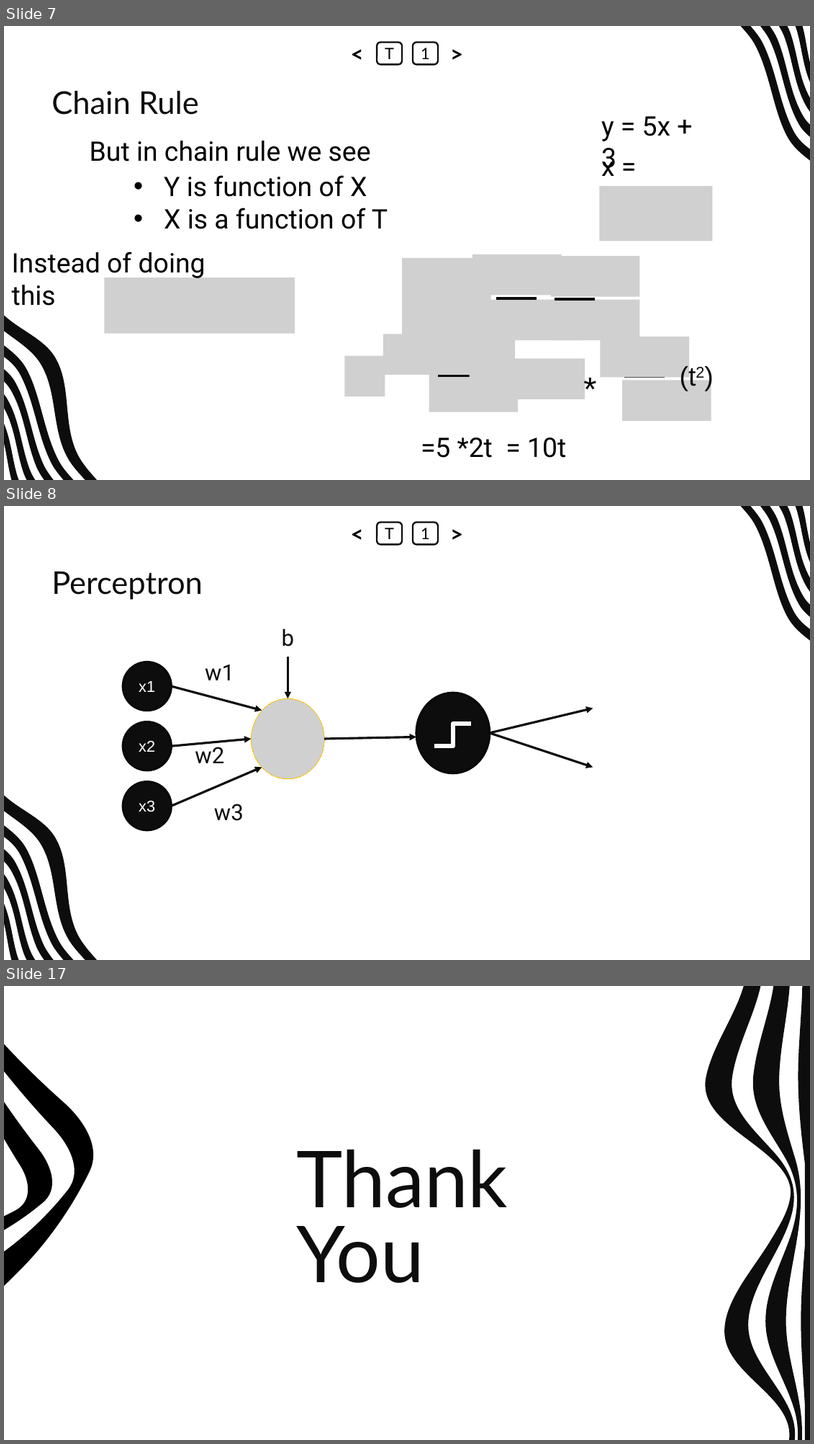
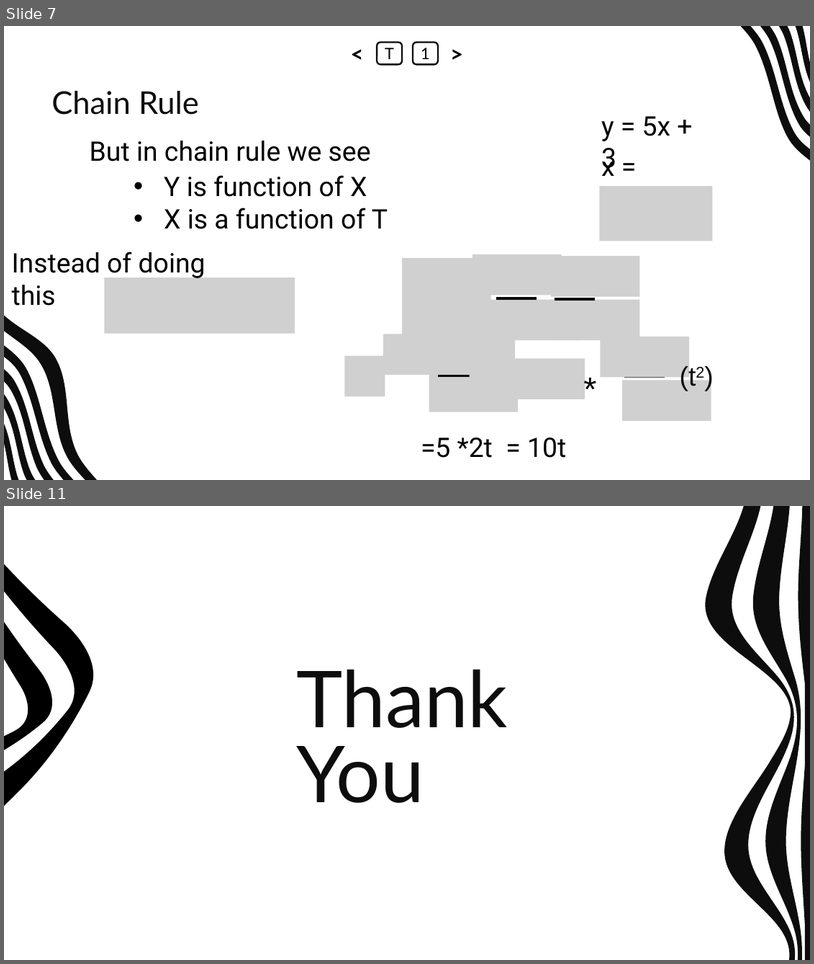
Before and after one commit to abrarhasan3/Green-Uni-All-Academic-Content, a slide deck: CSE 411 Machine Learning/New Slides/ML_CH_11_Back Propagation.pptx. Shown one above the other, each under a label of ours: slides 7, 8 and 17 before the commit, slides 7 and 11 after it; the slides between them are not shown. The pictures are 814x1444 and 814x964 pixels, drawn with LibreOffice and Linux fonts; fonts in the diff are those of the drawing; grey boxes stand for pictures. Boxes give left, top, right and bottom in pixels: in the first picture for what was removed or moved away, otherwise in the second. Text is boxed around its words. In the diff, an @@ line names an element or a change of style, - is before the commit and + after.

```diff
--- a/CSE 411 Machine Learning/New Slides/ML_CH_11_Back Propagation.pptx
+++ b/CSE 411 Machine Learning/New Slides/ML_CH_11_Back Propagation.pptx
@@ slide 8 removed at box(4, 506, 810, 960), background #FFFFFF; not listed: 9 template elements that a slide beside it also shows @@
@@ text removed at box(345, 522, 370, 545) @@
-<
@@ rounded rectangle removed at box(378, 522, 402, 545) @@
-T
@@ rounded rectangle removed at box(413, 522, 438, 545) @@
-1
@@ text removed at box(445, 522, 469, 545) @@
->
@@ title removed at box(52, 571, 203, 600) @@
-Perceptron
@@ text removed at box(282, 628, 294, 646) @@
-b
@@ arrow removed from (288, 656) to (288, 699) @@
@@ ellipse removed at box(124, 662, 172, 710) @@
-x1
@@ text removed at box(205, 664, 234, 680) @@
-w1
@@ arrow removed from (172, 686) to (262, 710) @@
@@ picture removed at box(252, 699, 325, 780) @@
@@ ellipse removed at box(417, 692, 490, 773) @@
@@ arrow removed from (489, 733) to (594, 708) @@
@@ ellipse removed at box(124, 722, 172, 770) @@
-x2
@@ arrow removed from (172, 746) to (252, 739) @@
@@ text removed at box(195, 743, 224, 763) @@
-w2
@@ arrow removed from (324, 739) to (417, 736) @@
@@ elbow line removed from (435, 746) to (472, 723) @@
@@ arrow removed from (489, 733) to (594, 767) @@
@@ ellipse removed at box(124, 782, 172, 830) @@
-x3
@@ arrow removed from (172, 806) to (262, 767) @@
@@ text removed at box(214, 803, 244, 821) @@
-w3
@@ what was slide 17 is now slide 11 @@
```
Also in this commit, not shown: 1 slide changed, 2 slides added, 7 other slides removed, 1 other file.
